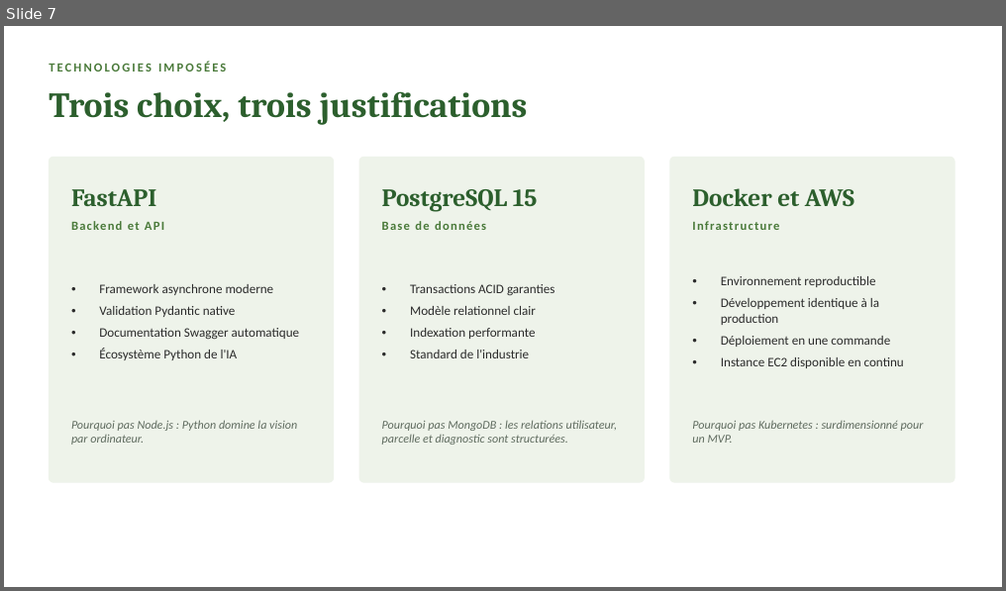
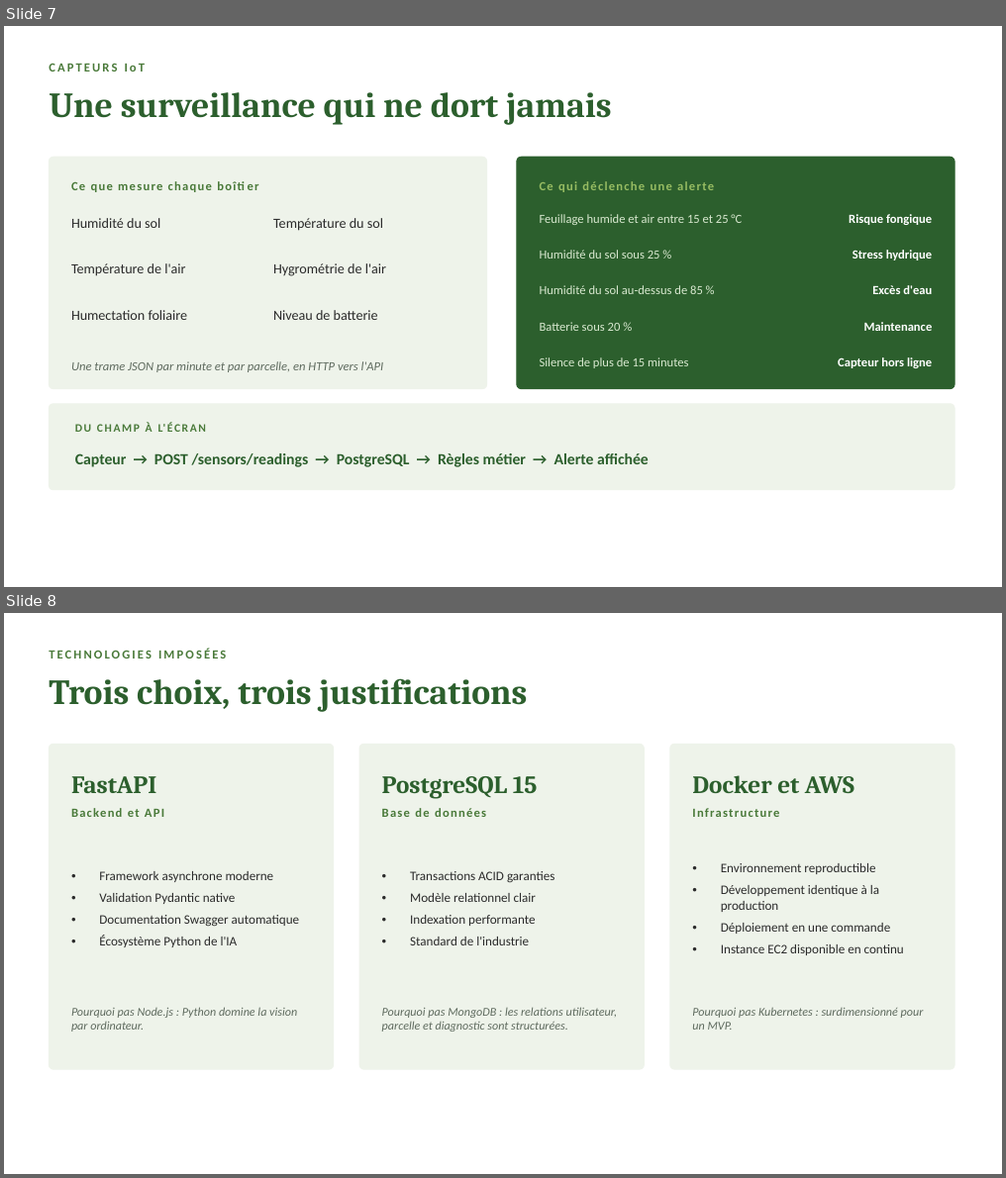
Before and after one commit to Antonito35/diagnositique-plante, a slide deck: SOUTENANCE.pptx. Shown one above the other, each under a label of ours: slide 7 before the commit, slides 7 and 8 after it. The pictures are 1006x591 and 1006x1178 pixels, drawn with LibreOffice and Linux fonts; fonts in the diff are those of the drawing. Boxes give left, top, right and bottom in pixels: in the first picture for what was removed or moved away, otherwise in the second. Text is boxed around its words. In the diff, an @@ line names an element or a change of style, - is before the commit and + after.

```diff
--- a/SOUTENANCE.pptx
+++ b/SOUTENANCE.pptx
@@ slide 7 added at (4, 26, 1002, 587), background #FFFFFF @@
@@ text added at (49, 63, 146, 72), 12 pt, text #4A7A3A, bold @@
+CAPTEURS IoT
@@ text added at (49, 92, 612, 125), 34 pt, text #2C5F2D, bold @@
+Une surveillance qui ne dort jamais
@@ rounded rectangle added at (49, 157, 487, 389), fill #EEF3EA, outline #EEF3EA 1 pt @@
@@ rounded rectangle added at (517, 157, 954, 389), fill #2C5F2D, outline #2C5F2D 1 pt @@
@@ text added at (71, 181, 212, 192), 12 pt, text #4A7A3A, bold @@
+Ce que mesure chaque boîtier
@@ text added at (540, 182, 553, 190), 12 pt, text #97BC62, bold @@
+Ce qui déclenche une alerte
@@ text added at (71, 218, 160, 228), 13.5 pt, text #2B2B2B @@
+Humidité du sol
@@ text added at (273, 218, 383, 231), 13.5 pt, text #2B2B2B @@
+Température du sol
@@ text added at (540, 214, 742, 225), 12 pt, text #D8E8CF @@
+Feuillage humide et air entre 15 et 25 °C
@@ text added at (848, 214, 932, 225), 12 pt, text #FFFFFF, bold @@
+Risque fongique
@@ text added at (540, 250, 660, 259), 12 pt, text #D8E8CF @@
+Humidité du sol sous 25 %
@@ text added at (852, 250, 932, 261), 12 pt, text #FFFFFF, bold @@
+Stress hydrique
@@ text added at (71, 264, 185, 276), 13.5 pt, text #2B2B2B @@
+Température de l'air
@@ text added at (273, 264, 386, 276), 13.5 pt, text #2B2B2B @@
+Hygrométrie de l'air
@@ text added at (540, 285, 703, 294), 12 pt, text #D8E8CF @@
+Humidité du sol au-dessus de 85 %
@@ text added at (872, 285, 932, 294), 12 pt, text #FFFFFF, bold @@
+Excès d'eau
@@ text added at (71, 310, 188, 320), 13.5 pt, text #2B2B2B @@
+Humectation foliaire
@@ text added at (273, 310, 378, 320), 13.5 pt, text #2B2B2B @@
+Niveau de batterie
@@ text added at (540, 322, 621, 331), 12 pt, text #D8E8CF @@
+Batterie sous 20 %
@@ text added at (864, 322, 933, 331), 12 pt, text #FFFFFF, bold @@
+Maintenance
@@ text added at (71, 362, 384, 372), 12 pt, text #5F6B5F, italic @@
+Une trame JSON par minute et par parcelle, en HTTP vers l'API
@@ text added at (540, 358, 688, 369), 12 pt, text #D8E8CF @@
+Silence de plus de 15 minutes
@@ text added at (838, 358, 932, 369), 12 pt, text #FFFFFF, bold @@
+Capteur hors ligne
@@ rounded rectangle added at (49, 404, 954, 490), fill #EEF3EA, outline #EEF3EA 1 pt @@
@@ text added at (146, 423, 166, 432), 11 pt, text #4A7A3A, bold @@
+DU CHAMP À L'ÉCRAN
@@ text added at (75, 454, 648, 468), 15 pt, text #2C5F2D, bold @@
+Capteur → POST /sensors/readings → PostgreSQL → Règles métier → Alerte affichée
@@ what was slide 7 is now slide 8 @@
```
Also in this commit, not shown: 6 slides changed, 1 other slide added, 1 slide removed, 1 other file.
